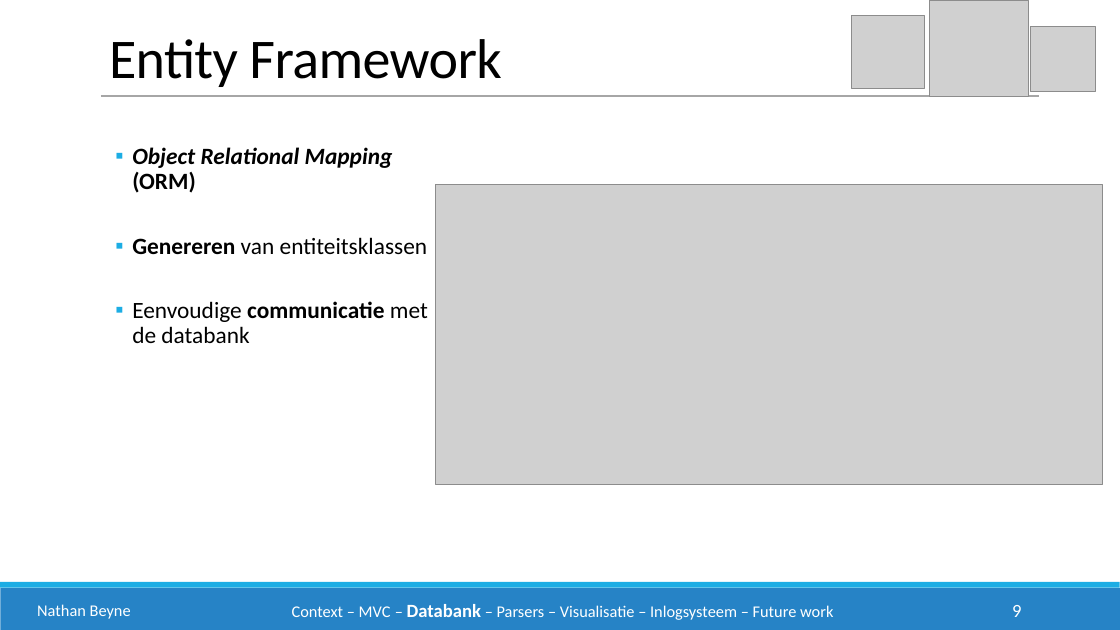
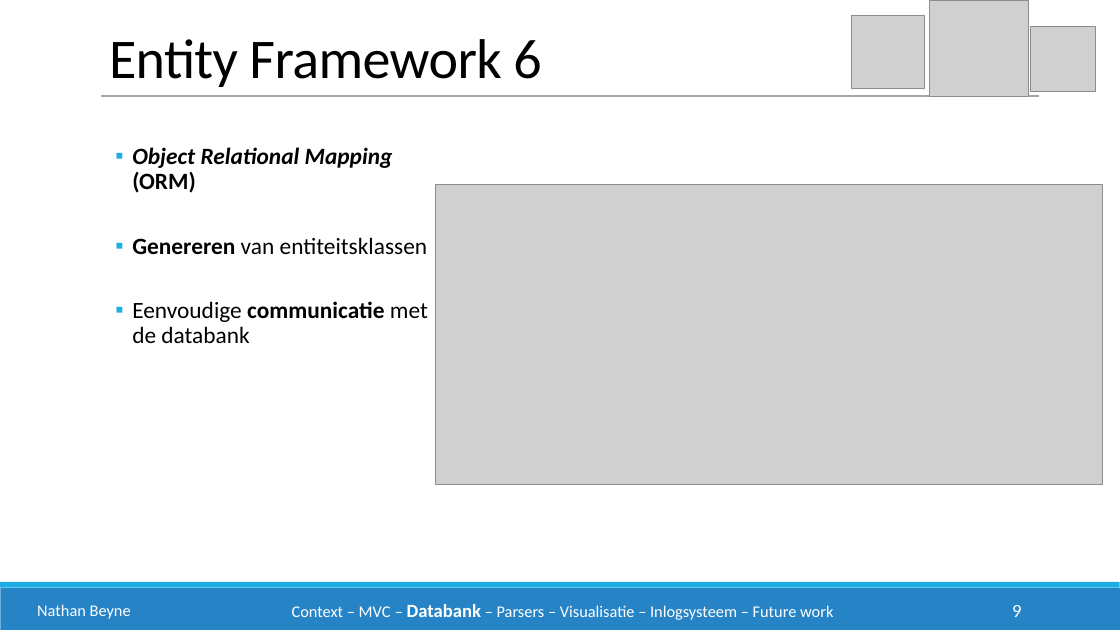
Before and after one commit to philipkukoba/Bachelors-Dissertation-DroneWebApp, a slide deck: slide 9 of documenten/eindpresentatie/drone1.pptx. Drawn at 1120x630 pixels with LibreOffice and Linux fonts; fonts in the diff are those of the drawing; grey boxes stand for pictures. Boxes give left, top, right and bottom in pixels: in the first picture for what was removed or moved away, otherwise in the second. Text is boxed around its words. In the diff, an @@ line names an element or a change of style, - is before the commit and + after.

```diff
--- a/documenten/eindpresentatie/drone1.pptx
+++ b/documenten/eindpresentatie/drone1.pptx
@@ text at [109,39,541,87]: text changed @@
-Entity Framework
+Entity Framework 6
```
Also in this commit, not shown: 7 other slides changed.
